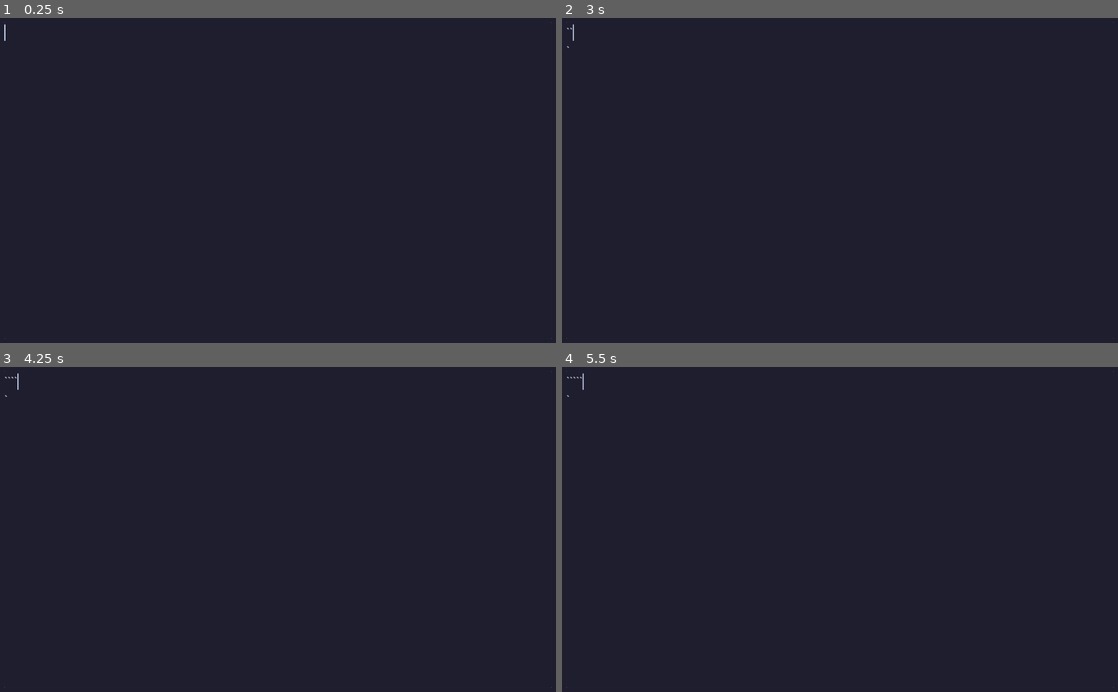
Above: before the commit, frames 1-4 (two rows, left to right).
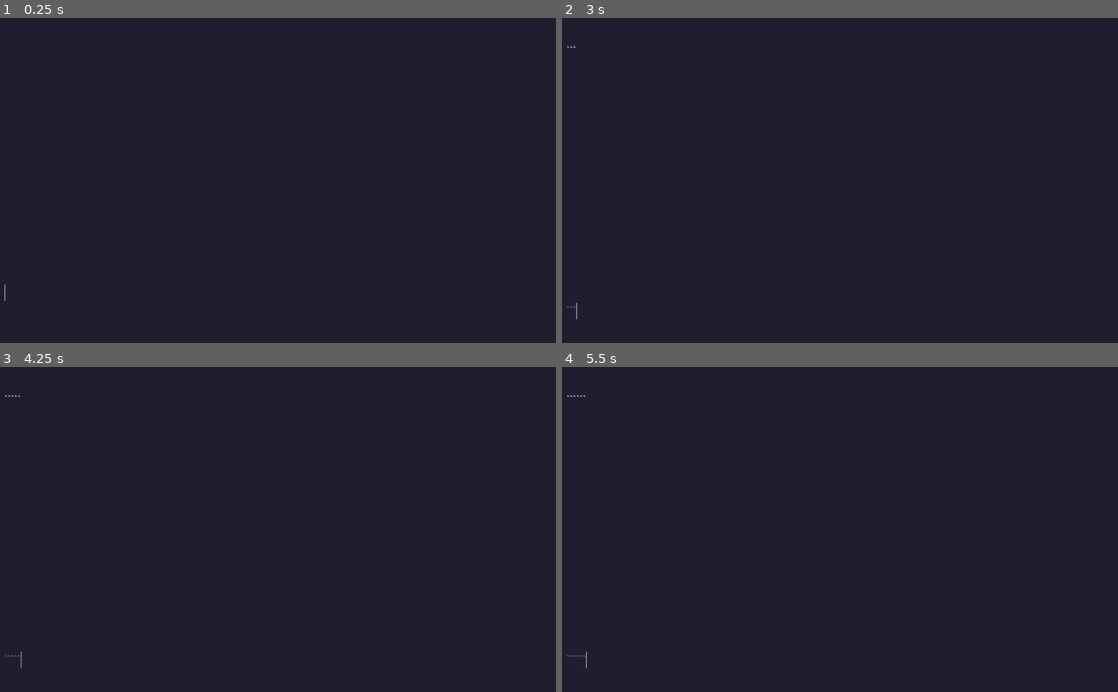
Above: after the commit, the same moments.

Repository: sininen-blue/colemak-converter-src
Game: Godot game, scene res://main.tscn
The game is run twice, just before and just after one commit, with the same random seed, the same clock (stepped at 60 frames per second) and the same inputs.
Inputs:
- Up to frame 1 (0.25 s): no input
- Up to frame 2 (3 s): tap Enter at 0.5 s; tap ` (reset, bound only after the commit) at 1.25, 2, 2.75 s
- Up to frame 3 (4.25 s): tap ` (reset, bound only after the commit) at 3.5, 4.15 s
- Up to frame 4 (5.5 s): tap ` (reset, bound only after the commit) at 5 s

The runs differ from the first frame. In frame 1, less than 0.1% of the frame differs, in the area x 0-100%, y 1-99%; in frame 2, less than 0.1%; in frame 3, less than 0.1%; in frame 4, less than 0.1%.

Commit message:
forgot about what I changed lmao

Diff:
--- a/main.gd
+++ b/main.gd
@@ -1,16 +1,10 @@
 extends Control
 
 onready var text_edit = $TextEdit
+onready var converted_text = $ConvertedText
 onready var animation_player = $AnimationPlayer
 onready var popup = $Popup
 onready var popup_timer = $PopupTimer
-
-#var converted_column : int = 0
-#var input : String = ""
-
-var input : String = ""
-var converted_column : int = 0
-var convert_queue : Array = []
 
 var colemak_dict : Dictionary = {
 	"q": "q",
@@ -77,7 +71,8 @@
 
 func _input(event):
 	if event.is_action_pressed("copy"):
-		OS.set_clipboard(text_edit.text)
+		OS.set_clipboard(converted_text.text)
+		converted_text.text = ""
 		text_edit.text = ""
 
 		popup.popup_centered()
@@ -85,23 +80,18 @@
 		popup_timer.start()
 
 
-func _on_TextEdit_text_changed():
-	# if going forward
-	if text_edit.cursor_get_column() > converted_column:
-		input = text_edit.text[-1]
-		convert_queue.append(input)
-
-	# needed a queue to make it faster
-	for character in convert_queue:
-		if colemak_dict.has(convert_queue[0]):
-			text_edit.text[-1] = colemak_dict[convert_queue.pop_front()]
-		else:
-			text_edit.text[-1] = convert_queue.pop_front()
-
-		text_edit.cursor_set_column(1000000000)
-
-	converted_column = text_edit.cursor_get_column()
-
 
 func _on_PopupTimer_timeout():
 	popup.hide()
+
+
+func _on_TextEdit_text_changed():
+	var converted_string : String = ""
+
+	for character in text_edit.text:
+		if colemak_dict.has(character):
+			converted_string += colemak_dict[character]
+		else:
+			converted_string += character
+
+	converted_text.text = converted_string
--- a/main.tres
+++ b/main.tres
@@ -14,4 +14,7 @@
 Label/colors/font_color = Color( 0.803922, 0.839216, 0.956863, 1 )
 TextEdit/colors/caret_color = Color( 0.803922, 0.839216, 0.956863, 1 )
 TextEdit/colors/font_color = Color( 0.803922, 0.839216, 0.956863, 1 )
+TextEdit/colors/font_color_readonly = Color( 0.803922, 0.839216, 0.956863, 1 )
+TextEdit/styles/focus = SubResource( 2 )
 TextEdit/styles/normal = SubResource( 2 )
+TextEdit/styles/read_only = SubResource( 2 )
--- a/main.tscn
+++ b/main.tscn
@@ -93,12 +93,23 @@
 color = Color( 0.117647, 0.117647, 0.180392, 1 )
 
 [node name="TextEdit" type="TextEdit" parent="."]
+modulate = Color( 1, 1, 1, 0.545098 )
+anchor_top = 0.813
 anchor_right = 1.0
 anchor_bottom = 1.0
 margin_left = 8.0
+margin_top = 0.199982
+margin_right = -8.0
+margin_bottom = -8.0
+wrap_enabled = true
+
+[node name="ConvertedText" type="TextEdit" parent="."]
+anchor_right = 1.0
+anchor_bottom = 0.8
+margin_left = 8.0
 margin_top = 8.0
 margin_right = -8.0
-margin_bottom = -8.0
+readonly = true
 wrap_enabled = true
 
 [node name="Popup" type="Popup" parent="."]
@@ -116,10 +127,10 @@
 anchor_top = 0.5
 anchor_right = 0.5
 anchor_bottom = 0.5
-margin_left = -48.5
-margin_top = -15.0
-margin_right = 48.5
-margin_bottom = 15.0
+margin_left = -28.5
+margin_top = 5.0
+margin_right = 68.5
+margin_bottom = 35.0
 text = "Copied~!"
 
 [node name="PopupTimer" type="Timer" parent="."]
--- a/project.godot
+++ b/project.godot
@@ -25,6 +25,21 @@
 "events": [ Object(InputEventKey,"resource_local_to_scene":false,"resource_name":"","device":0,"alt":false,"shift":false,"control":true,"meta":false,"command":true,"pressed":false,"scancode":0,"physical_scancode":67,"unicode":0,"echo":false,"script":null)
  ]
 }
+backspace_spoof={
+"deadzone": 0.5,
+"events": [ Object(InputEventKey,"resource_local_to_scene":false,"resource_name":"","device":0,"alt":false,"shift":false,"control":false,"meta":false,"command":false,"pressed":false,"scancode":0,"physical_scancode":16777241,"unicode":0,"echo":false,"script":null)
+ ]
+}
+continue={
+"deadzone": 0.5,
+"events": [ Object(InputEventKey,"resource_local_to_scene":false,"resource_name":"","device":0,"alt":false,"shift":false,"control":false,"meta":false,"command":false,"pressed":false,"scancode":0,"physical_scancode":32,"unicode":0,"echo":false,"script":null)
+ ]
+}
+reset={
+"deadzone": 0.5,
+"events": [ Object(InputEventKey,"resource_local_to_scene":false,"resource_name":"","device":0,"alt":false,"shift":false,"control":false,"meta":false,"command":false,"pressed":false,"scancode":0,"physical_scancode":96,"unicode":0,"echo":false,"script":null)
+ ]
+}
 
 [physics]
 
--- /dev/null
+++ b/typing_test.gd
@@ -0,0 +1,98 @@
+extends Control
+
+
+var short_words : Array
+var current_word_index : int = 5
+var current_character_index : int = 2
+
+var words : Array
+
+onready var line_edit = $LineEdit
+
+
+func _ready():
+	randomize()
+
+	line_edit.grab_focus()
+
+	var file = File.new()
+	file.open("res://assets/short-words.txt", File.READ)
+	var file_content = file.get_as_text()
+	short_words = file_content.split("\n")
+	file.close()
+
+	words = generate_words(30)
+	update()
+
+
+func _input(event):
+	if event.is_action_pressed("reset"):
+		var _err = get_tree().reload_current_scene()
+
+
+func _process(delta):
+	update()
+
+
+func update():
+	var selected_words : String = ""
+	selected_words += "[center]"
+
+	# somehow put this ins a callable function
+	# also somehow reduce nesting because it's a pain
+	# maybe make the character search a function
+
+	for word in words:
+		var word_index = words.find(word)
+
+		if word_index == current_word_index:
+			# this is where you put the per color thing
+
+			# also kinda forgot what to do with the color part
+			var character_index = 0
+			for character in word:
+				if character_index < current_character_index:
+					selected_words += "[color=#cdd6f4]" + character + "[/color]"
+				else:
+					selected_words += "[color=#45475a]" + character + "[/color]"
+
+				character_index += 1
+
+			character_index = 0
+			selected_words += " "
+		elif word_index > current_word_index:
+			selected_words += "[color=#45475a]" + word + "[/color] "
+		else:
+			selected_words += "[color=#cdd6f4]" + word + "[/color] "
+
+	selected_words += "[/center]"
+
+	$Label.bbcode_text = selected_words
+
+
+func check_word(input: String):
+	print(input)
+	pass
+
+
+func generate_words(length : int):
+	words.clear()
+
+	for _word in range(length):
+		words.append(short_words[randi() % 5460])
+
+	return words
+
+
+func _on_LineEdit_text_changed(new_text):
+	if " " in new_text:
+		current_word_index += 1
+
+		check_word(line_edit.text)
+
+		line_edit.clear()
+		current_character_index = 0
+
+		return
+
+	current_character_index += 1
--- /dev/null
+++ b/typing_test.tscn
@@ -0,0 +1,39 @@
+[gd_scene load_steps=2 format=2]
+
+[ext_resource path="res://typing_test.gd" type="Script" id=1]
+
+[node name="TypingTest" type="Control"]
+anchor_right = 1.0
+anchor_bottom = 1.0
+script = ExtResource( 1 )
+__meta__ = {
+"_edit_lock_": true
+}
+
+[node name="ColorRect" type="ColorRect" parent="."]
+anchor_right = 1.0
+anchor_bottom = 1.0
+color = Color( 0.117647, 0.117647, 0.180392, 1 )
+
+[node name="Label" type="RichTextLabel" parent="."]
+anchor_top = 0.5
+anchor_right = 1.0
+anchor_bottom = 0.5
+margin_left = 168.0
+margin_top = 3.0
+margin_right = -168.0
+margin_bottom = 18.0
+bbcode_enabled = true
+fit_content_height = true
+
+[node name="LineEdit" type="LineEdit" parent="."]
+anchor_top = 0.5
+anchor_right = 1.0
+anchor_bottom = 0.5
+margin_left = 232.0
+margin_top = 76.0
+margin_right = -229.0
+margin_bottom = 100.0
+align = 1
+
+[connection signal="text_changed" from="LineEdit" to="." method="_on_LineEdit_text_changed"]
Not shown, added: assets/long-words.txt
Not shown, added: assets/short-words.txt
Not shown, added: long-words.txt
Not shown, added: short-words.txt
